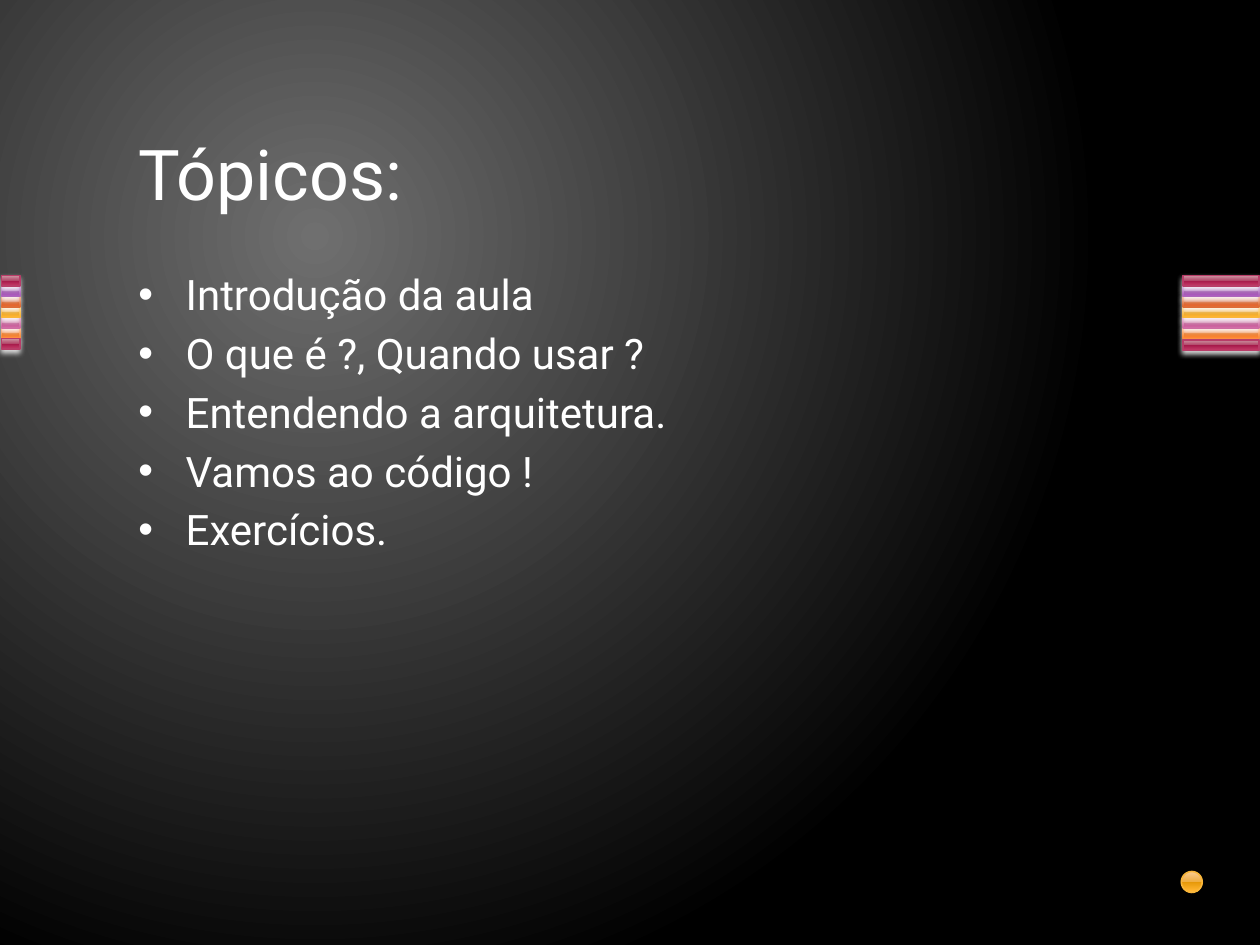
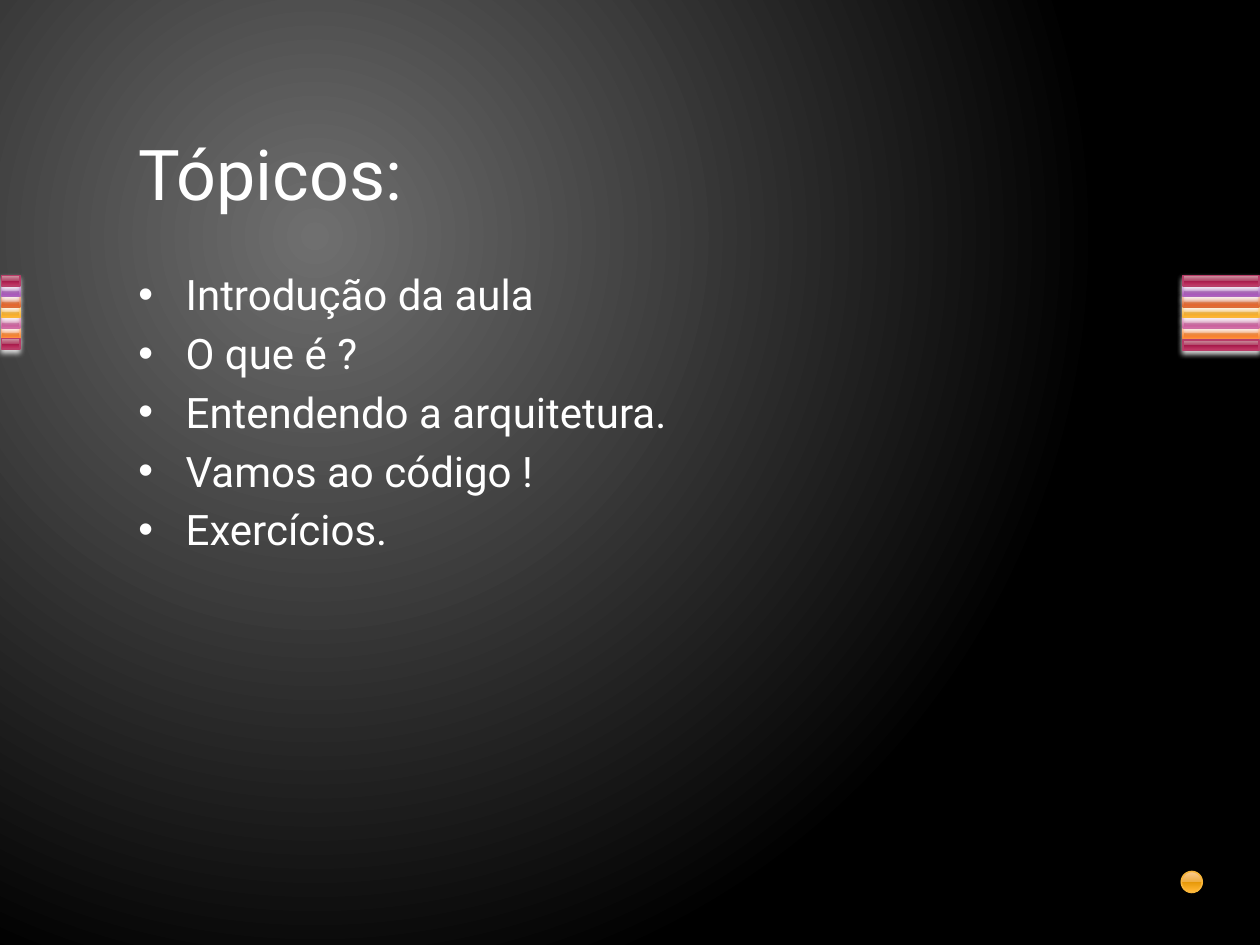
Before and after one commit to davirj9/javaAvancado, a slide deck: slide 2 of AulasAvancado/src/main/resources/br/com/Aula1/JavaEE.pptx. Drawn at 1260x945 pixels with LibreOffice and Linux fonts; fonts in the diff are those of the drawing. Boxes give left, top, right and bottom in pixels: in the first picture for what was removed or moved away, otherwise in the second. Text is boxed around its words. In the diff, an @@ line names an element or a change of style, - is before the commit and + after.

```diff
--- a/AulasAvancado/src/main/resources/br/com/Aula1/JavaEE.pptx
+++ b/AulasAvancado/src/main/resources/br/com/Aula1/JavaEE.pptx
@@ text at (186,337,327,378): text changed @@
-• O que é ?, Quando usar ?
+• O que é ?
```
Also in this commit, not shown: 1 slide added, 1 other file.
